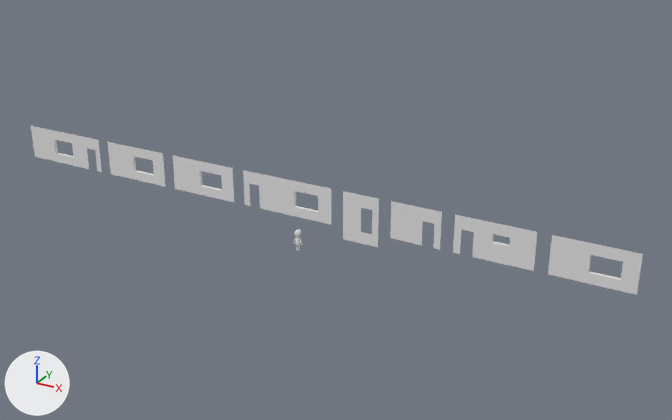
An edit to the Blender file assets/props/props.blend, drawn before and after from the same camera.
Camera for both pictures: a 50 mm lens placed at (31.7, -51.9, 29.8), pointed at (-1.9, 9.1, -0.7). Lighting does not change. The marker at lower left points along +X, +Y and +Z. Materials are left out; every surface is plain grey.

Objects in the first picture: 'character_base', 'walls_bathroom_attic', 'walls_garage_halls_kitchen', 'walls_interior'.
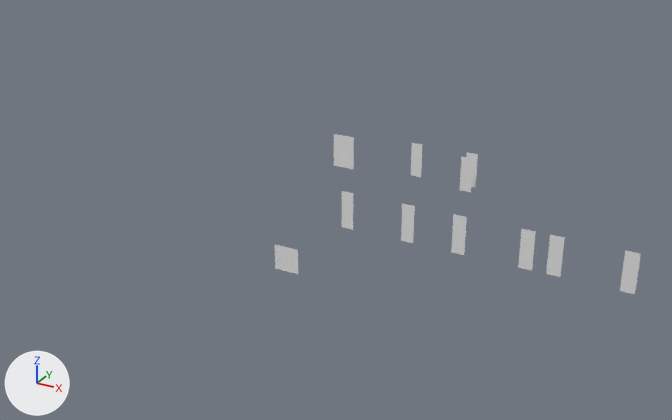
Boxes [x1, y1, x2, y2] around the edits, measured in the pictures (672 x 420 px):
```json
{"object": "walls_interior", "change": "reshaped, moved", "before": [31, 126, 234, 202], "after": [342, 191, 641, 294], "on screen": "47% wider, 35% taller"}
{"object": "walls_garage_halls_kitchen", "change": "reshaped, moved", "before": [243, 170, 442, 250], "after": [334, 134, 473, 193], "on screen": "30% narrower, 26% shorter"}
{"object": "walls_bathroom_attic", "change": "reshaped, moved", "before": [453, 215, 643, 295], "after": [411, 143, 478, 188], "on screen": "64% narrower, 43% shorter"}
{"object": "Cube", "change": "added", "after": [275, 244, 298, 274]}
{"object": "character_base", "change": "hidden", "before": [293, 229, 302, 250]}
{"part": 1, "of": "me_plane_016", "change": "deleted", "before": [343, 191, 379, 247]}
{"part": 2, "of": "me_plane_016", "change": "deleted", "before": [286, 179, 331, 225]}
{"part": 3, "of": "me_plane_016", "change": "deleted", "before": [390, 201, 442, 250]}
{"part": 4, "of": "me_plane_016", "change": "deleted", "before": [243, 170, 266, 210]}
{"part": 5, "of": "me_plane_009", "change": "deleted", "before": [39, 127, 156, 184]}
{"part": 6, "of": "me_plane_009", "change": "deleted", "before": [182, 157, 224, 200]}
{"part": 7, "of": "me_plane_005", "change": "deleted", "before": [453, 215, 537, 271]}
{"part": 8, "of": "me_plane_005", "change": "deleted", "before": [562, 238, 627, 291]}
```

The change, as JSON lines over the scene's bpy script:
```json
{"block": "me_plane_016", "where": "# used by ob_walls_garage_halls_kitchen; location = (0.0, 5.0, 0.0)"}
{"op": "remove", "block": "me_plane_016", "code": "me_plane_016.from_pydata(...)  # 67 vertices, 35 faces; spans x -8.0..9.0, y 0.0..0.3, z -1.0..3.0"}
{"op": "add", "block": "me_plane_016", "code": "me_plane_016.from_pydata(...)  # 10 vertices, 3 faces; spans x -6.0..7.0, y 0.0, z 0.0..3.0"}
{"block": "me_plane_016", "change": "me_plane_016 part 1: the loose piece of 19 vertices spanning x 1.0..4.0, y 0.0, z -1.0..3.0 is deleted"}
{"block": "me_plane_016", "change": "me_plane_016 part 2: 20 vertices removed from x -3.3..0.0, y 0.0..0.3, z 0.0..3.0"}
{"block": "me_plane_016", "change": "me_plane_016 part 3: 10 vertices removed from x 5.0..9.0, y 0.0, z 0.0..3.0"}
{"block": "me_plane_016", "change": "me_plane_016 part 4: 8 vertices removed from x -8.0..-6.5, y 0.0, z 0.0..3.0"}
{"block": "me_plane_009", "where": "# used by ob_walls_interior; location = (-32.0, -2.0, 0.0)"}
{"op": "remove", "block": "me_plane_009", "code": "me_plane_009.from_pydata(...)  # 86 vertices, 49 faces; spans x 1.0..23.0, y 7.0..7.3, z 0.0..3.0"}
{"op": "add", "block": "me_plane_009", "code": "me_plane_009.from_pydata(...)  # 24 vertices, 6 faces; spans x 1.0..23.0, y 7.0, z 0.0..3.0"}
{"block": "me_plane_009", "change": "me_plane_009 part 5: 44 vertices removed from x 3.0..14.8, y 7.0..7.3, z 0.0..3.0"}
{"block": "me_plane_009", "change": "me_plane_009 part 6: 18 vertices removed from x 19.0..21.8, y 7.0..7.3, z 0.0..3.0"}
{"block": "me_plane_005", "where": "# used by ob_walls_bathroom_attic; location = (17.0, -2.0, 0.0)"}
{"op": "remove", "block": "me_plane_005", "code": "me_plane_005.from_pydata(...)  # 56 vertices, 36 faces; spans x -7.0..6.0, y 7.0..7.3, z 0.0..3.0"}
{"op": "add", "block": "me_plane_005", "code": "me_plane_005.from_pydata(...)  # 8 vertices, 2 faces; spans x 0.0..6.0, y 7.0, z 0.0..3.0"}
{"block": "me_plane_005", "change": "me_plane_005 part 7: the loose piece of 30 vertices spanning x -7.0..-1.0, y 7.0..7.3, z 0.0..3.0 is deleted"}
{"block": "me_plane_005", "change": "me_plane_005 part 8"}
{"block": "me_plane_005", "change": "18 vertices are removed from x 2.0..4.83, y 7.0..7.28, z 0.0..3.0"}
{"block": "me_plane_005", "change": "13 faces are deleted"}
{"op": "add", "block": "me_cube", "code": ["me_cube = bpy.data.meshes.new('Cube')", "me_cube.from_pydata([(-2.0, 0.0, -2.0), (-2.0, 0.0, 0.0), (0.0, 0.0, -2.0), (0.0, 0.0, 0.0)], [], [(2, 3, 1, 0)])"]}
{"op": "set", "path": "ob_walls_garage_halls_kitchen.location", "old": "(0.0, 5.0, 0.0)", "new": "(0.0, 16.2, 0.0)"}
{"op": "set", "path": "ob_walls_interior.location", "old": "(-32.0, -2.0, 0.0)", "new": "(-0.13, -2.0, 0.0)"}
{"op": "set", "path": "ob_walls_bathroom_attic.location", "old": "(17.0, -2.0, 0.0)", "new": "(0.99, 10.36, 0.0)"}
{"op": "add", "block": "ob_character_base", "code": "ob_character_base.hide_viewport = True"}
{"op": "add", "block": "ob_cube", "code": ["ob_cube = bpy.data.objects.new('Cube', me_cube)", "ob_cube.location = (0.0, 0.0, 0.0)"]}
```
